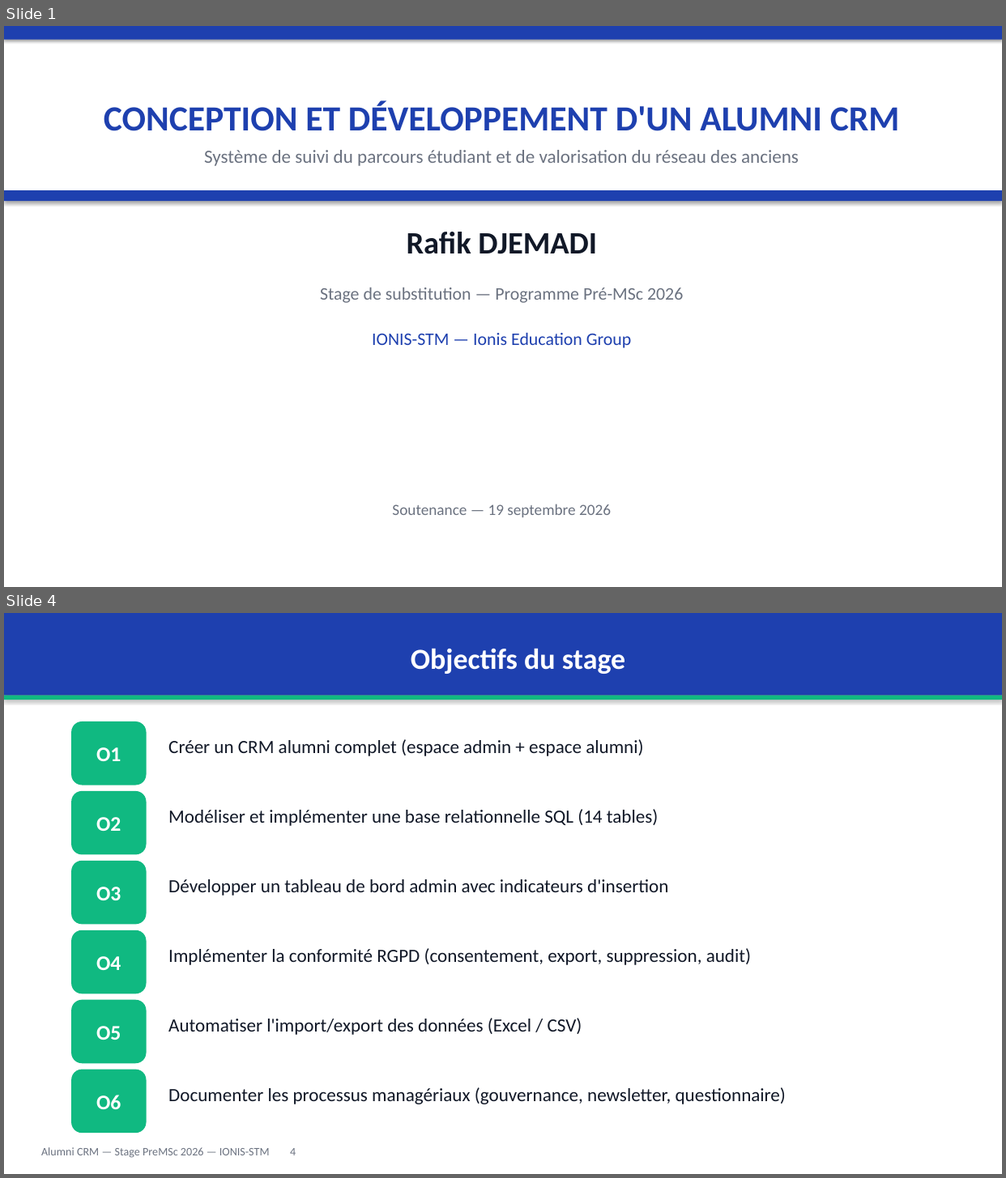
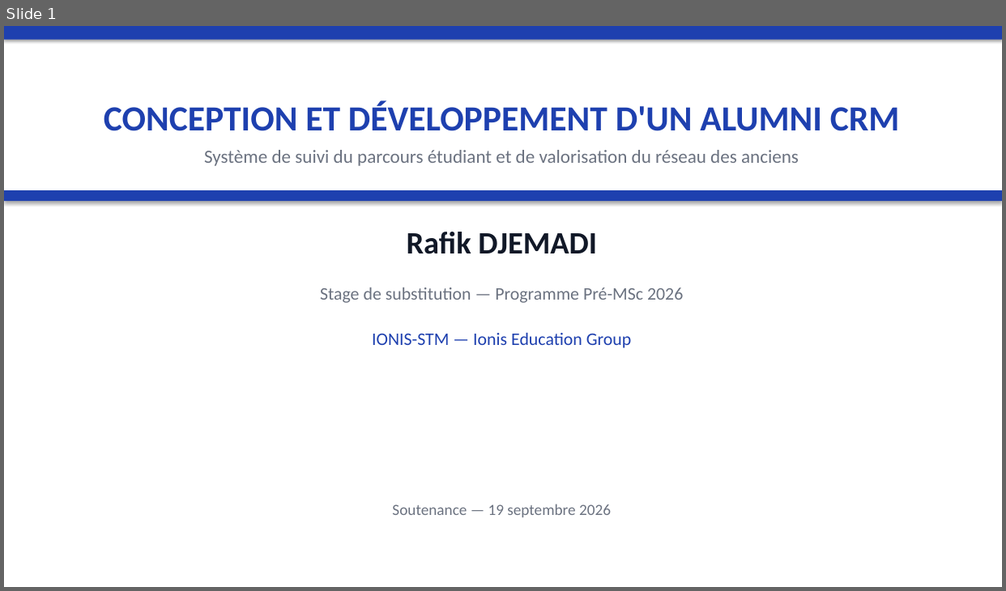
Before and after one commit to Rafikdjm/CRM_IONIS, a slide deck: Rapport/Soutenance - Alumni CRM - PreMSc 2026.pptx. Shown one above the other, each under a label of ours: slides 1 and 4 before the commit, slide 1 after it; the slides between them are not shown. The pictures are 1006x1178 and 1006x591 pixels, drawn with LibreOffice and Linux fonts; fonts in the diff are those of the drawing. Boxes give left, top, right and bottom in pixels: in the first picture for what was removed or moved away, otherwise in the second. Text is boxed around its words. In the diff, an @@ line names an element or a change of style, - is before the commit and + after.

Commit message:
refactor(soutenance): slim deck 15->11 slides, merge redundant slides and condense text

```diff
--- a/Rapport/Soutenance - Alumni CRM - PreMSc 2026.pptx
+++ b/Rapport/Soutenance - Alumni CRM - PreMSc 2026.pptx
@@ slide 4 removed at <box>4,613,1002,1174</box>, background #FFFFFF @@
@@ rectangle removed at <box>4,613,1002,696</box> @@
-Objectifs du stage
@@ rectangle removed at <box>4,696,1002,700</box> @@
@@ rounded rectangle removed at <box>71,722,147,786</box> @@
-O1
@@ text removed at <box>168,739,643,756</box> @@
-Créer un CRM alumni complet (espace admin + espace alumni)
@@ rounded rectangle removed at <box>71,791,147,855</box> @@
-O2
@@ text removed at <box>168,809,658,826</box> @@
-Modéliser et implémenter une base relationnelle SQL (14 tables)
@@ rounded rectangle removed at <box>71,861,147,924</box> @@
-O3
@@ text removed at <box>168,879,668,896</box> @@
-Développer un tableau de bord admin avec indicateurs d'insertion
@@ rounded rectangle removed at <box>71,931,147,994</box> @@
-O4
@@ text removed at <box>168,948,751,965</box> @@
-Implémenter la conformité RGPD (consentement, export, suppression, audit)
@@ rounded rectangle removed at <box>71,1000,147,1063</box> @@
-O5
@@ text removed at <box>168,1018,582,1035</box> @@
-Automatiser l'import/export des données (Excel / CSV)
@@ rounded rectangle removed at <box>71,1070,147,1133</box> @@
-O6
@@ text removed at <box>168,1088,786,1105</box> @@
-Documenter les processus managériaux (gouvernance, newsletter, questionnaire)
@@ text removed at <box>41,1148,296,1158</box> @@
-Alumni CRM — Stage PreMSc 2026 — IONIS-STM 4
```
Also in this commit, not shown: 9 slides changed, 3 other slides removed, 1 other file.
